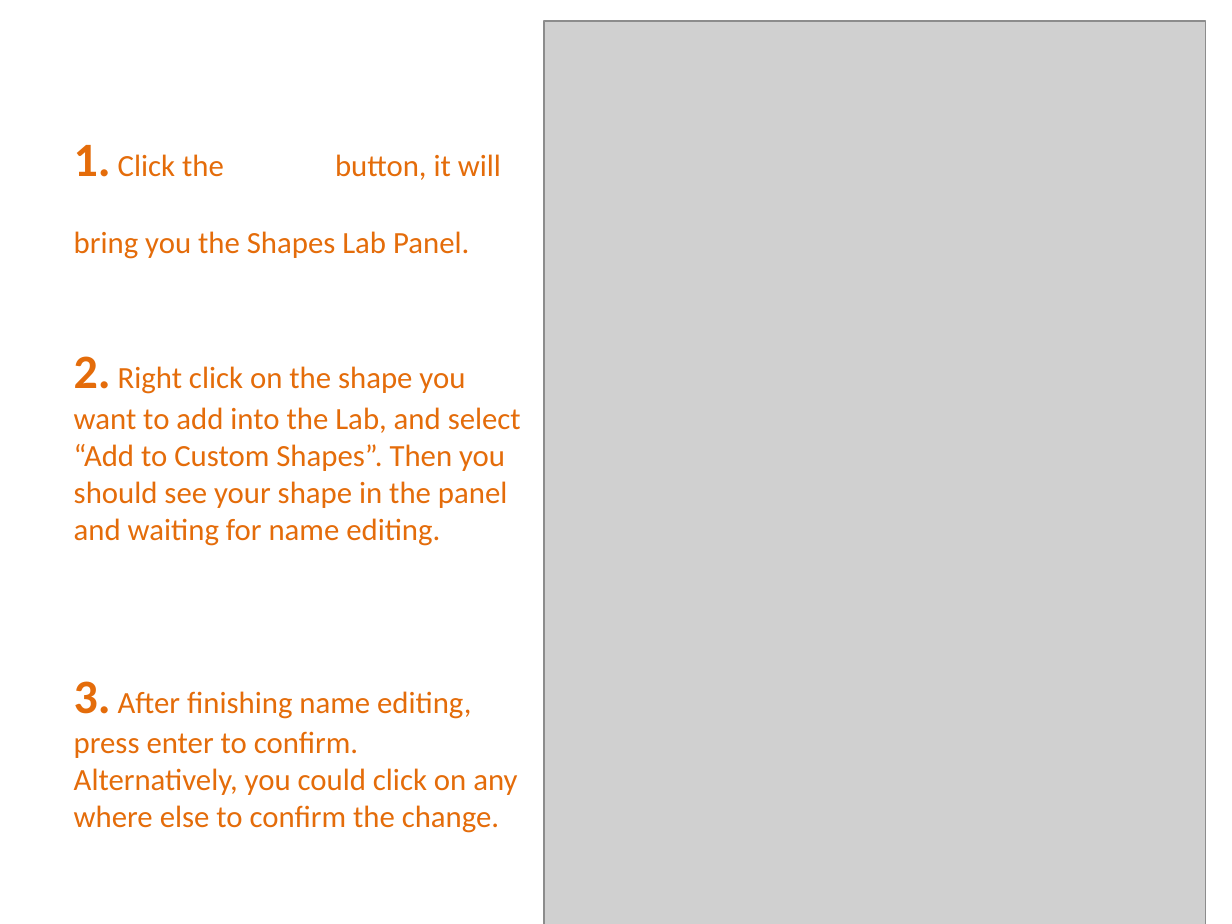
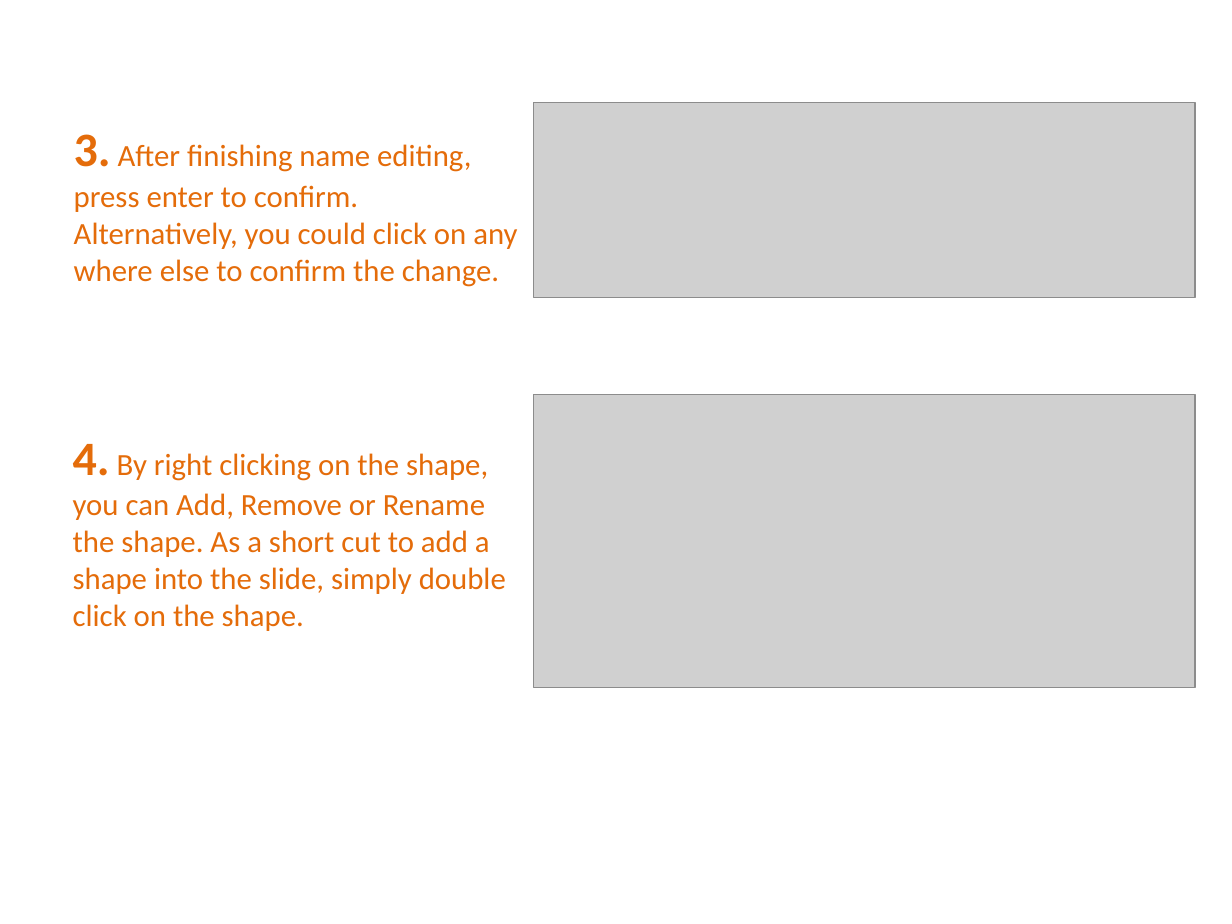
Before and after one commit to PowerPointLabs/PowerPointLabs, a slide deck: slide 29 of PowerPointLabs/PowerPointLabs/PowerPointLabs Quick Tutorial.pptx. Drawn at 1232x924 pixels with LibreOffice and Linux fonts; fonts in the diff are those of the drawing; grey boxes stand for pictures. Boxes give left, top, right and bottom in pixels: in the first picture for what was removed or moved away, otherwise in the second. Text is boxed around its words. In the diff, an @@ line names an element or a change of style, - is before the commit and + after.

```diff
--- a/PowerPointLabs/PowerPointLabs/PowerPointLabs Quick Tutorial.pptx
+++ b/PowerPointLabs/PowerPointLabs/PowerPointLabs Quick Tutorial.pptx
@@ picture removed at (545, 21, 1206, 924) @@
@@ text "3. After finishing name editing, ...": place and size @@
-text "3. After finishing name editing, ..." at (74, 681, 517, 833)
+text "3. After finishing name editing, ..." at (74, 134, 517, 287)
@@ picture added at (533, 102, 1195, 297) @@
@@ text removed at (74, 145, 501, 259) @@
-1. Click the button, it will
-bring you the Shapes Lab Panel.
@@ text removed at (74, 356, 521, 546) @@
-2. Right click on the shape you want to add into the Lab, and select “Add to Custom Shapes”. Then you should see your shape in the panel and waiting for name editing.
@@ picture added at (533, 394, 1195, 687) @@
@@ text added at (73, 444, 506, 631), 18 pt, text #E46C0A @@
+4. By right clicking on the shape, you can Add, Remove or Rename the shape. As a short cut to add a shape into the slide, simply double click on the shape.
```
Also in this commit, not shown: 1 other slide changed, 1 other file.
